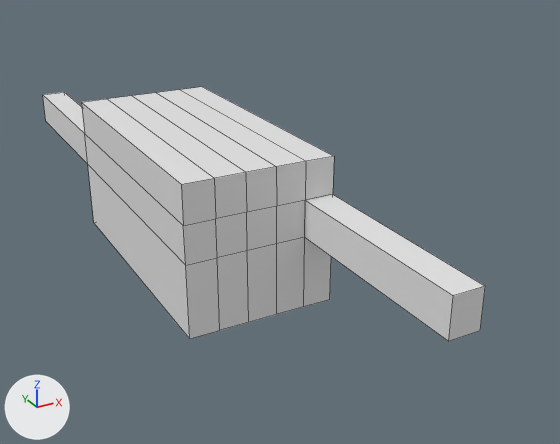
The FBX model _UnityProject/Assets/Models/room_5by10.fbx as it was, and as the next commit left it.
Rendered twice from a camera (50 mm lens) standing at (-24.6, -57.9, 20.4) and looking at (-1.4, -15.7, -0.7). Arrows for +X, +Y and +Z are at lower left; the lights stay in place. Mesh edges are drawn as thin lines. Where no turn or scale is listed for an object, it has been applied to the vertices.
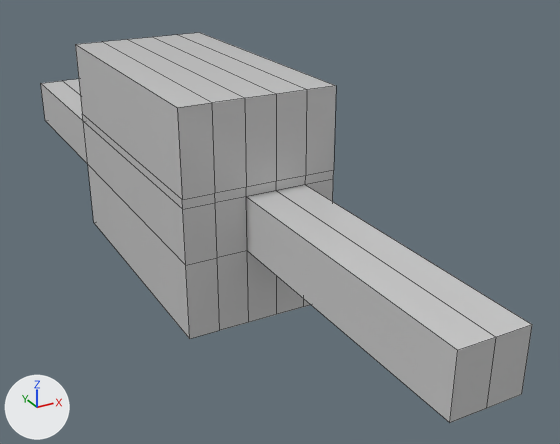
Pixel boxes (x1, y1, x2, y2) of what changed, in the pictures (560 x 444 px):
'Mesh', recoloured, reshaped (11% wider, 53% taller)
    before: (43, 87, 485, 341)
    after: (41, 33, 532, 423)

What the commit changed:
Material 'room' (mat_room) changes colour from white #e7e7e7 to light grey #cbcbcb; in linear values from (0.8, 0.8, 0.8) to (0.6, 0.6, 0.6).
Material 'deadZone' (mat_deadzone) is new.
Its base color is (1.0, 0.0, 0.0) (red #ff0000).
Its roughness is 0.0.
me_mesh is used by ob_mesh; location (0.0, 0.0, 0.0).
me_mesh had 56 vertices, 54 faces and spanned x -10.0..0.0, y -33.7..13.7, z -5.0..5.0.
me_mesh now has 72 vertices, 70 faces and spans x -10.0..0.0, y -38.5..14.0, z -5.0..9.4.
Part 1, on me_mesh:
6 vertices are removed from x -8.0..0.0, y -33.7..13.7, z 0.0..2.5.
28 faces are deleted.
10 vertices in x -10.0..0.0, y -20.0..0.0, z 2.5 move by (0.0, 0.0, 1.0).
9 vertices in x -10.0..0.0, y -20.0..0.0, z 5.0 move by (0.0, 0.0, 4.4).
3 vertices in x -8.0..-2.0, y -20.0..0.0, z 5.0 move by (0.0, 0.0, -0.9).
4 vertices move from x -10.0..-2.0, y -33.7..13.7, z 0.0..2.5 to x -10.0..-2.0, y -38.5..14.0, z 0.0..3.5.
7 vertices are added at x -8.0..-4.0, y -38.5..14.0, z 0.0..9.4.
9 new vertices lie (0.0, 0.0, -5.3) away from vertices in x -10.0..0.0, y -20.0..0.0, z 5.0.
6 new vertices lie (-2.0, 0.0, 0.0) away from vertices in x -6.0..0.0, y -33.7..0.0, z 0.0..5.0.
44 new faces join them, mat_room (light grey #cbcbcb).
me_mesh now uses material mat_deadzone (red #ff0000).
